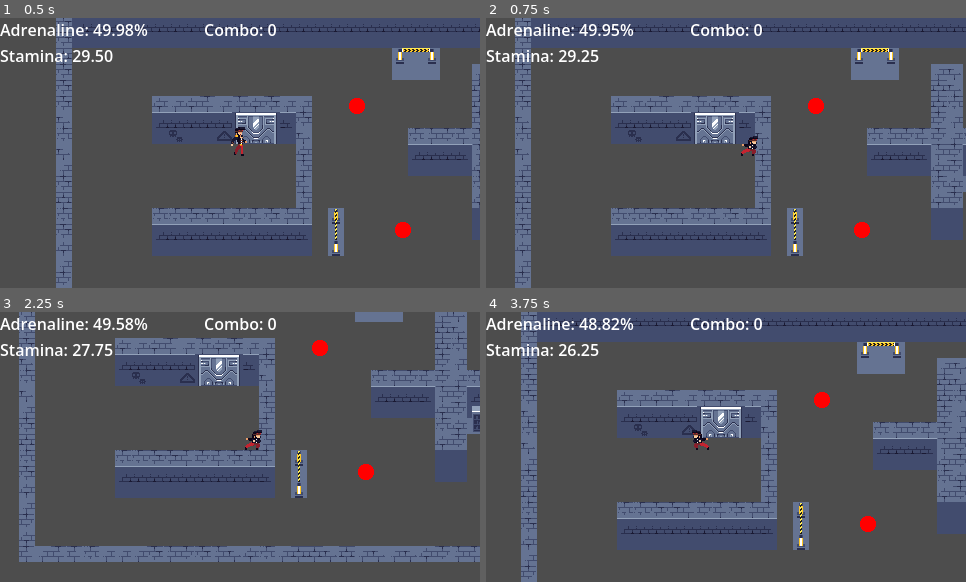
Above: before the commit, frames 1-4 (two rows, left to right).
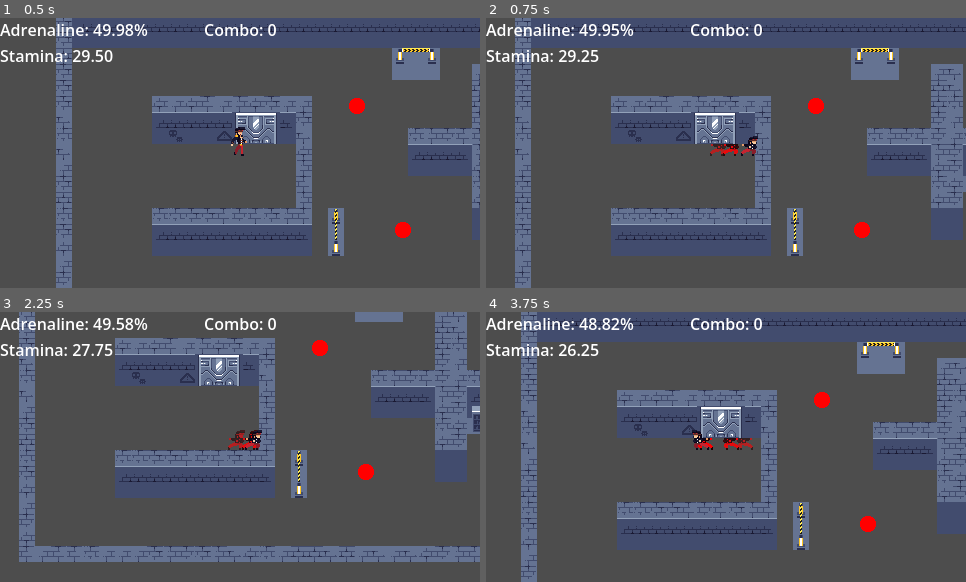
Above: after the commit, the same moments.

Repository: Kapcpa/gmtk-gamejam-2026
Game: Godot game, scene res://scenes/level0.tscn
Two runs of this game, one before a commit and one after it. Both use one fixed random seed, a clock stepped at 60 frames per second and the inputs below.
Inputs (mouse positions are in pixels of both pictures, inside the frame that each line leads up to):
- Up to frame 1 (0.5 s): no input
- Up to frame 2 (0.75 s): move the mouse to (831, 139) at 0.52 s; hold D (right) from 0.53 s (still down); tap Space (dash) at 0.6 s
- Up to frame 3 (2.25 s): move the mouse to (144, 460) at 1.27 s; release D (right) at 1.28 s; hold S (down) 1.28-2.03 s; click (144, 460) at 1.35 s; tap Space (dash) at 1.55, 2.1 s; move the mouse to (288, 387) at 2.02 s; hold D (right) from 2.03 s (still down)
- Up to frame 4 (3.75 s): move the mouse to (702, 501) at 2.77 s; release D (right) at 2.78 s; hold W (up) 2.78-3.53 s; right-click (702, 501) at 2.85 s; tap Space (dash) at 3.05, 3.6 s; move the mouse to (870, 487) at 3.52 s; hold A (left) from 3.53 s (still down)

Frame 1 is identical in both runs. In frame 2, 0.2% of the frame differs, in the area x 46-53%, y 46-52%; in frame 3, 0.2%; in frame 4, 0.2%, in the area x 44-56%, y 46-52%.

Commit message:
dash effect finalized

Diff:
--- /dev/null
+++ b/scenes/afterimage.tscn
@@ -0,0 +1,62 @@
+[gd_scene format=3 uid="uid://im73wfmiujkc"]
+
+[ext_resource type="Texture2D" uid="uid://cxxu7e6tntb6p" path="res://sprites/dash particle.png" id="1_8l0l6"]
+[ext_resource type="Script" uid="uid://dfo55otin4yvq" path="res://scenes/dash_effect.gd" id="2_5ml27"]
+
+[sub_resource type="SpriteFrames" id="SpriteFrames_447s4"]
+animations = [{
+"frames": [{
+"duration": 1.0,
+"texture": ExtResource("1_8l0l6")
+}],
+"loop": 1,
+"name": &"default",
+"speed": 5.0
+}]
+
+[sub_resource type="Animation" id="Animation_o1i8i"]
+length = 0.001
+tracks/0/type = "value"
+tracks/0/imported = false
+tracks/0/enabled = true
+tracks/0/path = NodePath("AnimatedSprite2D:self_modulate")
+tracks/0/interp = 1
+tracks/0/loop_wrap = true
+tracks/0/keys = {
+"times": PackedFloat32Array(0),
+"transitions": PackedFloat32Array(1),
+"update": 0,
+"values": [Color(1, 1, 1, 1)]
+}
+
+[sub_resource type="Animation" id="Animation_y13r6"]
+resource_name = "new_animation"
+tracks/0/type = "value"
+tracks/0/imported = false
+tracks/0/enabled = true
+tracks/0/path = NodePath("AnimatedSprite2D:self_modulate")
+tracks/0/interp = 1
+tracks/0/loop_wrap = true
+tracks/0/keys = {
+"times": PackedFloat32Array(0, 0.5),
+"transitions": PackedFloat32Array(1, 3.3635871),
+"update": 0,
+"values": [Color(1, 1, 1, 1), Color(1, 1, 1, 0)]
+}
+
+[sub_resource type="AnimationLibrary" id="AnimationLibrary_qp7yb"]
+_data = {
+&"RESET": SubResource("Animation_o1i8i"),
+&"new_animation": SubResource("Animation_y13r6")
+}
+
+[node name="Afterimage" type="Node2D" unique_id=1657976019]
+
+[node name="AnimatedSprite2D" type="AnimatedSprite2D" parent="." unique_id=1672247534]
+sprite_frames = SubResource("SpriteFrames_447s4")
+autoplay = "default"
+script = ExtResource("2_5ml27")
+
+[node name="AnimationPlayer" type="AnimationPlayer" parent="." unique_id=1340133831]
+libraries/ = SubResource("AnimationLibrary_qp7yb")
+autoplay = &"new_animation"
--- /dev/null
+++ b/scenes/dash_effect.gd
@@ -0,0 +1,2 @@
+extends AnimatedSprite2D
+@onready var animation_player: AnimationPlayer = $"../AnimationPlayer"
--- a/scenes/player.tscn
+++ b/scenes/player.tscn
@@ -10,6 +10,8 @@
 [ext_resource type="AudioStream" uid="uid://p343r62o0eku" path="res://audio/sword_0.wav" id="7_ur7pv"]
 [ext_resource type="AudioStream" uid="uid://b0ou5uuhoee8d" path="res://audio/sword_1.wav" id="8_y4r1p"]
 [ext_resource type="AudioStream" uid="uid://db8cliwql134m" path="res://audio/sword_2.wav" id="9_d2wvv"]
+[ext_resource type="Texture2D" uid="uid://cxxu7e6tntb6p" path="res://sprites/dash particle.png" id="10_y4r1p"]
+[ext_resource type="Texture2D" uid="uid://cxiathp1p20td" path="res://sprites/dash particle1.png" id="12_3v2ag"]
 
 [sub_resource type="CapsuleShape2D" id="CapsuleShape2D_cm1v6"]
 radius = 5.0
@@ -690,6 +692,38 @@
 stream_1/stream = ExtResource("8_y4r1p")
 stream_2/stream = ExtResource("9_d2wvv")
 
+[sub_resource type="Curve" id="Curve_afuoy"]
+_data = [Vector2(0, 1), 0.0, 0.0, 0, 0, Vector2(1, 0), 0.0, 0.0, 0, 0]
+point_count = 2
+
+[sub_resource type="CurveTexture" id="CurveTexture_ve47d"]
+curve = SubResource("Curve_afuoy")
+
+[sub_resource type="Gradient" id="Gradient_d2wvv"]
+colors = PackedColorArray(0.9333264, 4.813075e-06, 9.62615e-07, 1, 0.83383924, 0.031975955, 0.84517235, 1)
+
+[sub_resource type="GradientTexture1D" id="GradientTexture1D_mw11r"]
+gradient = SubResource("Gradient_d2wvv")
+
+[sub_resource type="ParticleProcessMaterial" id="ParticleProcessMaterial_idpl1"]
+particle_flag_disable_z = true
+gravity = Vector3(0, 0, 0)
+color = Color(2.5713813, 0.16949554, 0.087038875, 1)
+color_initial_ramp = SubResource("GradientTexture1D_mw11r")
+alpha_curve = SubResource("CurveTexture_ve47d")
+
+[sub_resource type="AtlasTexture" id="AtlasTexture_qk6i7"]
+atlas = ExtResource("2_g2els")
+region = Rect2(193, 193, 48, 48)
+
+[sub_resource type="AtlasTexture" id="AtlasTexture_6c3st"]
+atlas = ExtResource("2_g2els")
+region = Rect2(96, 96, 48, 48)
+
+[sub_resource type="ParticleProcessMaterial" id="ParticleProcessMaterial_ve47d"]
+particle_flag_disable_z = true
+gravity = Vector3(0, 0, 0)
+
 [node name="player" type="CharacterBody2D" unique_id=121862516]
 collision_layer = 2
 motion_mode = 1
@@ -705,8 +739,6 @@
 position = Vector2(93, -13)
 sprite_frames = SubResource("SpriteFrames_ib0mu")
 animation = &"side_attack_2"
-frame = 5
-frame_progress = 0.86720085
 offset = Vector2(-93, 0)
 
 [node name="melee_hitbox" type="Area2D" parent="." unique_id=722629095]
@@ -738,4 +770,51 @@
 [node name="attack_sound" type="AudioStreamPlayer2D" parent="." unique_id=515130705]
 stream = SubResource("AudioStreamRandomizer_oamls")
 
+[node name="dash_particle" type="Node2D" parent="." unique_id=2007334217]
+
+[node name="dash_right" type="GPUParticles2D" parent="dash_particle" unique_id=1363720148]
+position = Vector2(2, -7)
+emitting = false
+amount = 5
+texture = ExtResource("10_y4r1p")
+lifetime = 0.3
+one_shot = true
+process_material = SubResource("ParticleProcessMaterial_idpl1")
+
+[node name="dash_up" type="GPUParticles2D" parent="dash_particle" unique_id=1462870282]
+position = Vector2(2, -7)
+emitting = false
+amount = 5
+texture = SubResource("AtlasTexture_qk6i7")
+lifetime = 0.3
+one_shot = true
+process_material = SubResource("ParticleProcessMaterial_idpl1")
+
+[node name="dash_down" type="GPUParticles2D" parent="dash_particle" unique_id=16254177]
+position = Vector2(2, -7)
+emitting = false
+amount = 5
+texture = SubResource("AtlasTexture_6c3st")
+lifetime = 0.3
+one_shot = true
+process_material = SubResource("ParticleProcessMaterial_idpl1")
+
+[node name="dash_left" type="GPUParticles2D" parent="dash_particle" unique_id=103900618]
+position = Vector2(2, -7)
+emitting = false
+amount = 5
+texture = ExtResource("12_3v2ag")
+lifetime = 0.3
+one_shot = true
+process_material = SubResource("ParticleProcessMaterial_idpl1")
+
+[node name="line" type="GPUParticles2D" parent="dash_particle" unique_id=921797756]
+visible = false
+position = Vector2(1, -7)
+emitting = false
+amount = 100
+lifetime = 0.3
+one_shot = true
+process_material = SubResource("ParticleProcessMaterial_ve47d")
+
 [connection signal="frame_changed" from="AnimatedSprite2D" to="." method="_on_frame_changed"]
--- a/scripts/player.gd
+++ b/scripts/player.gd
@@ -9,6 +9,13 @@
 
 @onready var sprite: AnimatedSprite2D = $AnimatedSprite2D
 @onready var camera: Camera2D = $Camera2D
+@onready var dash_particles: GPUParticles2D = $GPUParticles2D
+
+@onready var dash_up: GPUParticles2D = $dash_particle/dash_up
+@onready var dash_left: GPUParticles2D = $dash_particle/dash_left
+@onready var dash_right: GPUParticles2D = $dash_particle/dash_right
+@onready var dash_down: GPUParticles2D = $dash_particle/dash_down
+@onready var line_particle: GPUParticles2D = $dash_particle/line
 
 enum State {
 	IDLE,
@@ -50,7 +57,7 @@
 @onready var attack_sound: AudioStreamPlayer2D = $attack_sound
 
 var knockback: Vector2 = Vector2.ZERO
-
+var afterimage = preload("res://scenes/afterimage.tscn")
 func _ready() -> void:
 	validate_raycast.collision_mask = 1
 	add_child(validate_raycast)
@@ -167,13 +174,26 @@
 	if Input.is_action_just_pressed("dash"):
 		dash_timer = DASH_TIME
 		_change_state(State.DASHING)
+		line_particle.restart()
+		if animation_direction.x < 0:
+			dash_left.restart()
+		elif animation_direction.x > 0:
+			dash_right.restart()
+		elif animation_direction.y < 0:
+			dash_up.restart()
+		elif animation_direction.y > 0:
+			dash_down.restart()
 
 func _state_dashing(_delta: float) -> void:
 	dash_timer -= _delta
 	var dash_direction = velocity.normalized()
+	#var afterimage_instance = afterimage.instance()
+
+
+
 
 	_animate(dash_direction, "dash")
-
+	#get_parent().get_parent().add_child(afterimage_instance)
 	velocity = dash_direction * DASH_VELOCITY
 	if kunai_target and not Input.is_action_pressed("throw"):
 		_change_state(State.GRAPPLING)
Not shown, added: scenes/dash_effect.gd.uid
Binary file added: sprites/dash particle.png
Not shown, added: sprites/dash particle.png.import
Binary file added: sprites/dash particle1.png
Not shown, added: sprites/dash particle1.png.import
Not shown, added: scenes/afterimage.tscn37825259883.tmp
